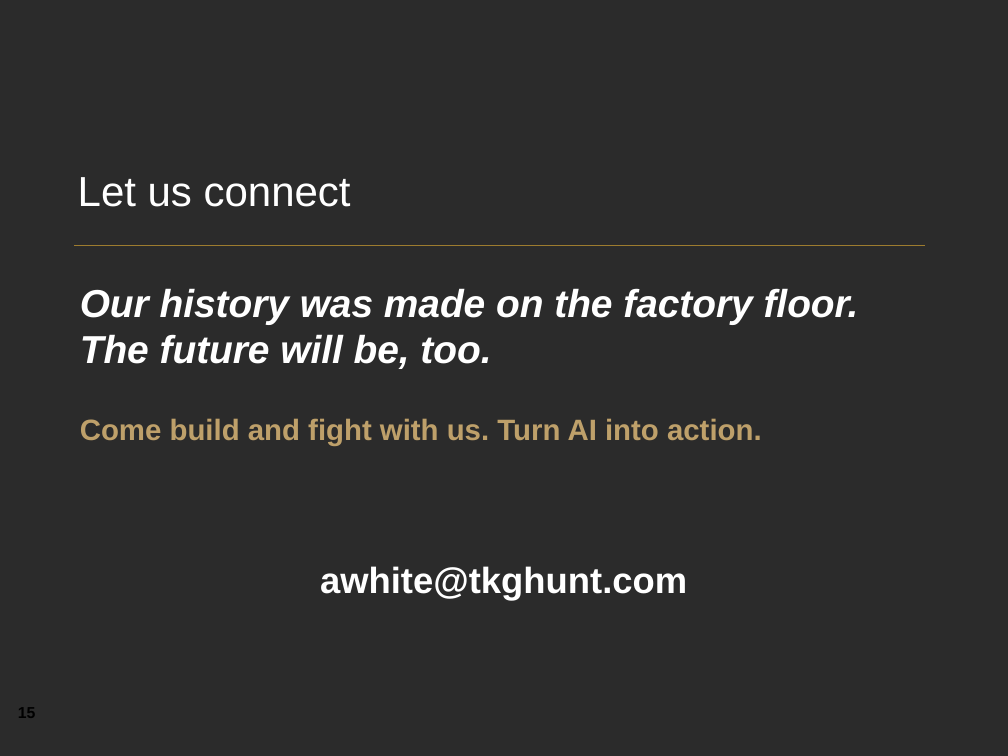
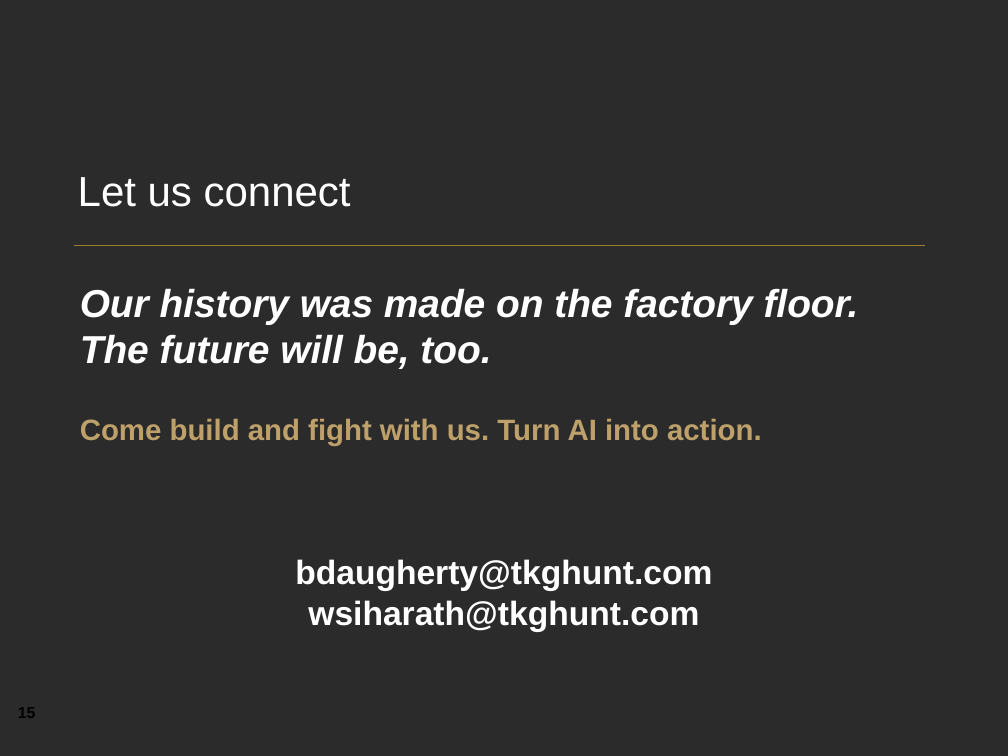
Before and after one commit to YeChamo/part-tracking-demo-ualr, a slide deck: slide 15 of docs/presentation/Engineering_at_The_Kinetic_Group.pptx. Drawn at 1008x756 pixels with LibreOffice and Linux fonts; fonts in the diff are those of the drawing; background and template pictures are left out; a plain dark background stands for a picture behind light text. Boxes give left, top, right and bottom in pixels: in the first picture for what was removed or moved away, otherwise in the second. Text is boxed around its words. In the diff, an @@ line names an element or a change of style, - is before the commit and + after.

Commit message:
Use Brad and Wesley email addresses for presentation follow-up

```diff
--- a/docs/presentation/Engineering_at_The_Kinetic_Group.pptx
+++ b/docs/presentation/Engineering_at_The_Kinetic_Group.pptx
@@ text at (295,559,712,632): text changed; size 26 to 24 pt @@
-awhite@tkghunt.com
+bdaugherty@tkghunt.com
+wsiharath@tkghunt.com
```
Also in this commit, not shown: 3 other files.
